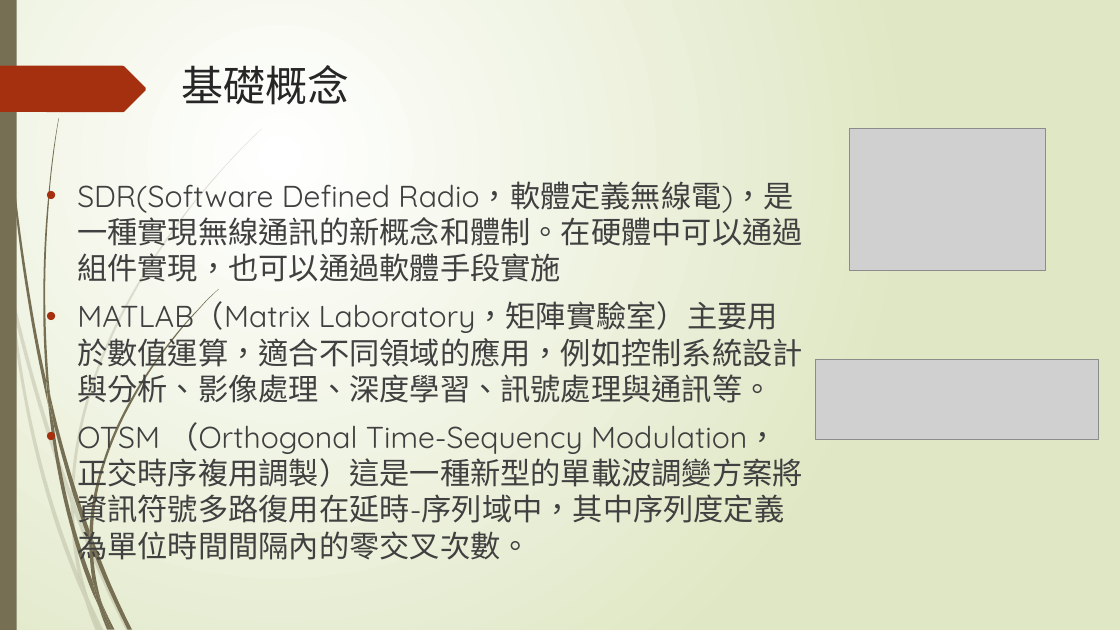
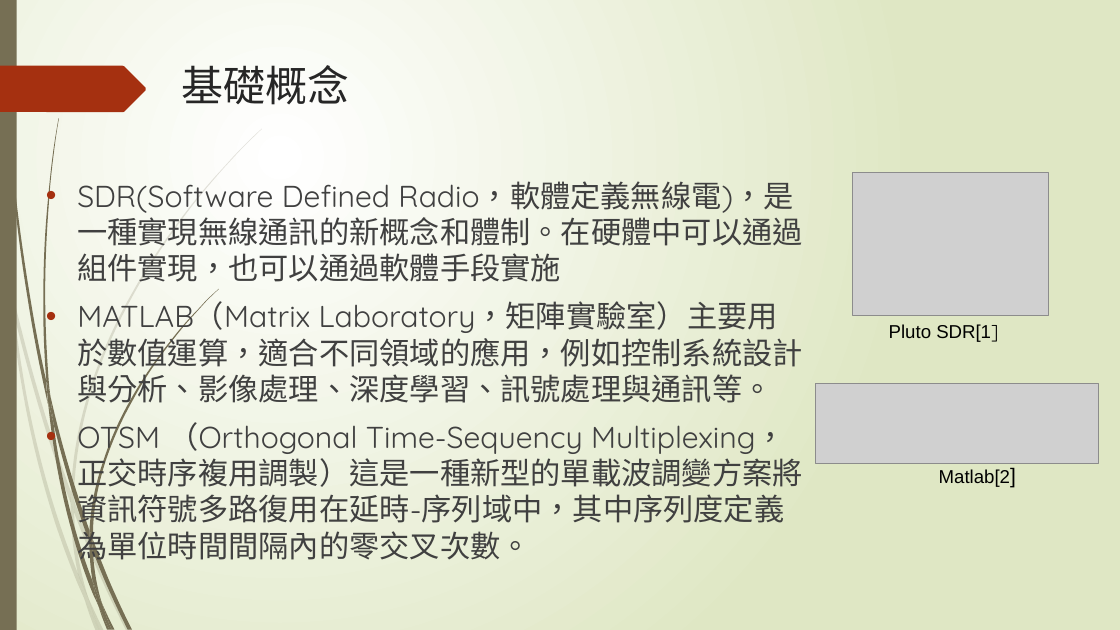
Before and after one commit to NIUWCSP/OTSM, a slide deck: slide 5 of report/以SDR實現OTSM通訊技術.pptx. Drawn at 1120x630 pixels with LibreOffice and Linux fonts; fonts in the diff are those of the drawing; grey boxes stand for pictures. Boxes give left, top, right and bottom in pixels: in the first picture for what was removed or moved away, otherwise in the second. Text is boxed around its words. In the diff, an @@ line names an element or a change of style, - is before the commit and + after.

```diff
--- a/report/以SDR實現OTSM通訊技術.pptx
+++ b/report/以SDR實現OTSM通訊技術.pptx
@@ picture: place and size @@
-picture at [849,129,1046,271]
+picture at [852,173,1049,316]
@@ text added at [889,324,998,342], 16 pt, text #000000 @@
+Pluto SDR[1]
@@ picture: place and size @@
-picture at [815,360,1099,439]
+picture at [815,384,1099,464]
@@ text at [77,416,802,529]: text changed @@
-• OTSM （Orthogonal Time-Sequency Modulation，正交時序複用調製）這是一種新型的單載波調變方案將資訊符號多路復用在延時-序列域中，其中序列度定義為單位時間間隔內的零交叉次數。
+• OTSM （Orthogonal Time-Sequency Multiplexing，正交時序複用調製）這是一種新型的單載波調變方案將資訊符號多路復用在延時-序列域中，其中序列度定義為單位時間間隔內的零交叉次數。
@@ text added at [939,469,1010,487], 16 pt, text #000000 @@
+Matlab[2]
```
Also in this commit, not shown: 8 other slides changed, 1 slide added, 2 other files.
